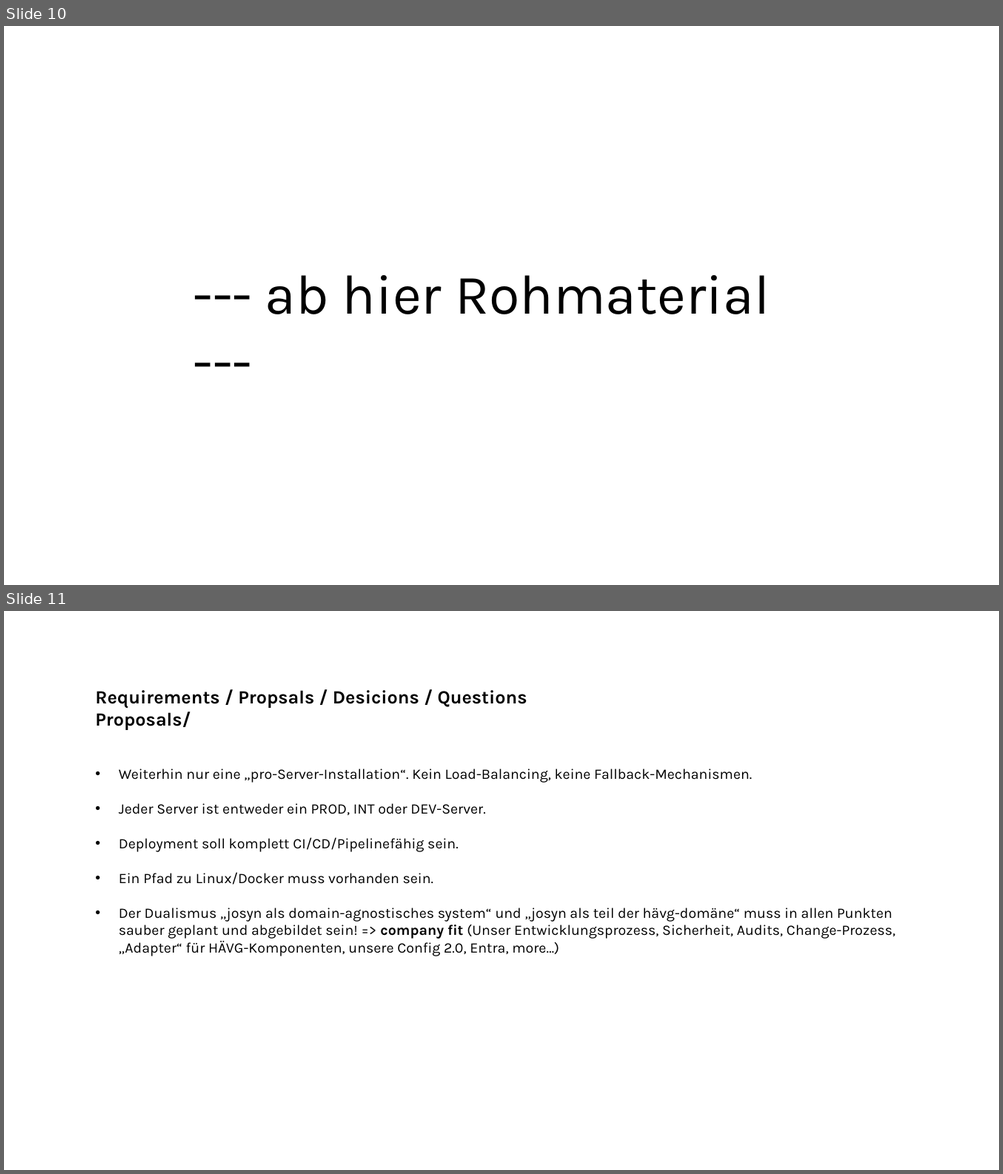
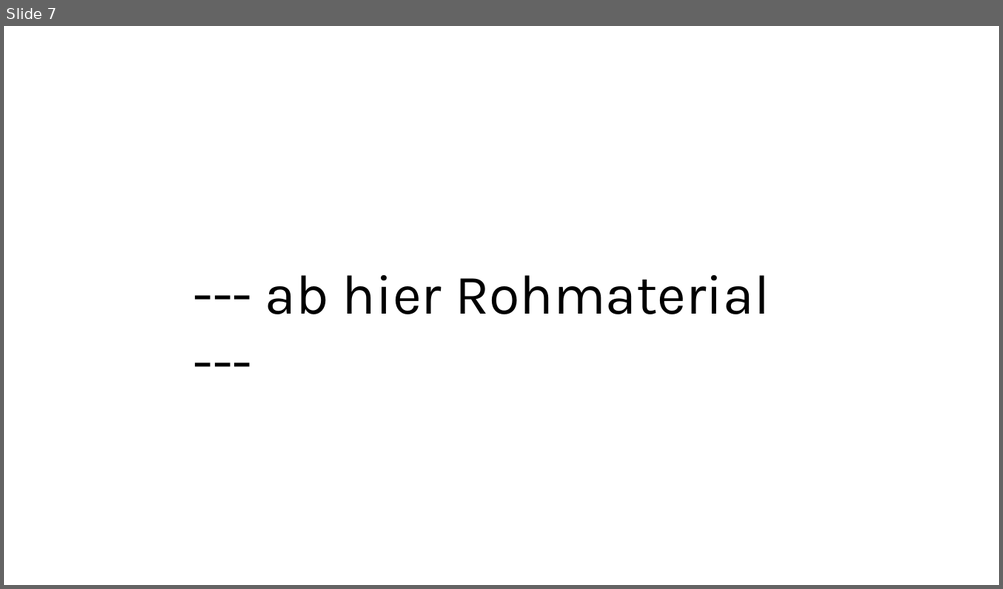
Before and after one commit to ckluth/josyn-platform, a slide deck: josyn-intro.pptx. Shown one above the other, each under a label of ours: slides 10 and 11 before the commit, slide 7 after it. The pictures are 1003x1174 and 1003x589 pixels, drawn with LibreOffice and Linux fonts; fonts in the diff are those of the drawing. Boxes give left, top, right and bottom in pixels: in the first picture for what was removed or moved away, otherwise in the second. Text is boxed around its words. In the diff, an @@ line names an element or a change of style, - is before the commit and + after.

```diff
--- a/josyn-intro.pptx
+++ b/josyn-intro.pptx
@@ slide 11 removed at (x1=4, y1=611, x2=999, y2=1170), background #FFFFFF @@
@@ text removed at (x1=95, y1=690, x2=895, y2=957) @@
-Requirements / Propsals / Desicions / Questions
-Proposals/
-• Weiterhin nur eine „pro-Server-Installation“. Kein Load-Balancing, keine Fallback-Mechanismen.
-• Jeder Server ist entweder ein PROD, INT oder DEV-Server.
-• Deployment soll komplett CI/CD/Pipelinefähig sein.
-• Ein Pfad zu Linux/Docker muss vorhanden sein.
-• Der Dualismus „josyn als domain-agnostisches system“ und „josyn als teil der hävg-domäne“ muss in allen Punkten sauber geplant und abgebildet sein! => company fit (Unser Entwicklungsprozess, Sicherheit, Audits, Change-Prozess, „Adapter“ für HÄVG-Komponenten, unsere Config 2.0, Entra, more…)
@@ what was slide 10 is now slide 7 @@
```
Also in this commit, not shown: 5 slides changed, 1 slide added, 5 other slides removed.
